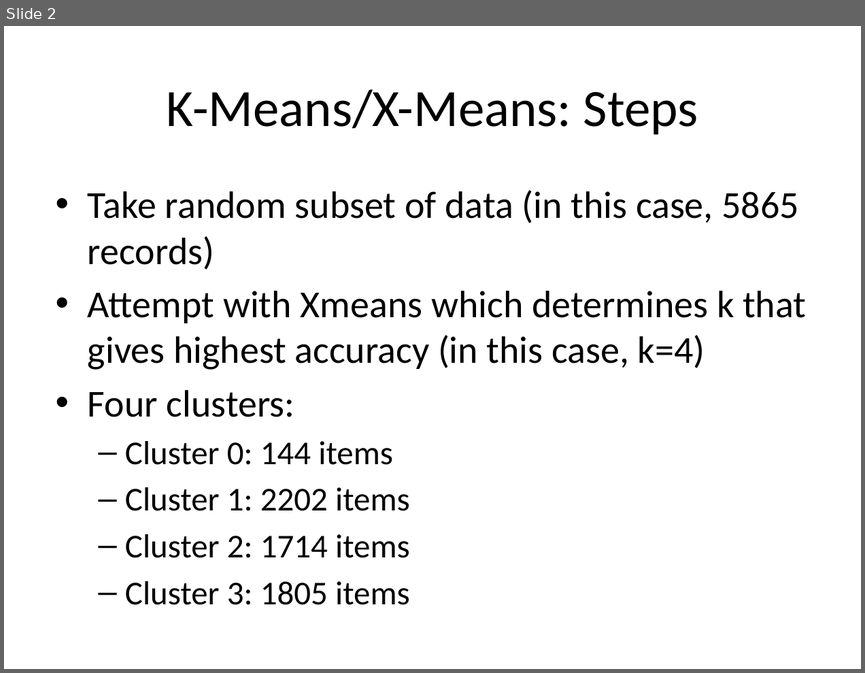
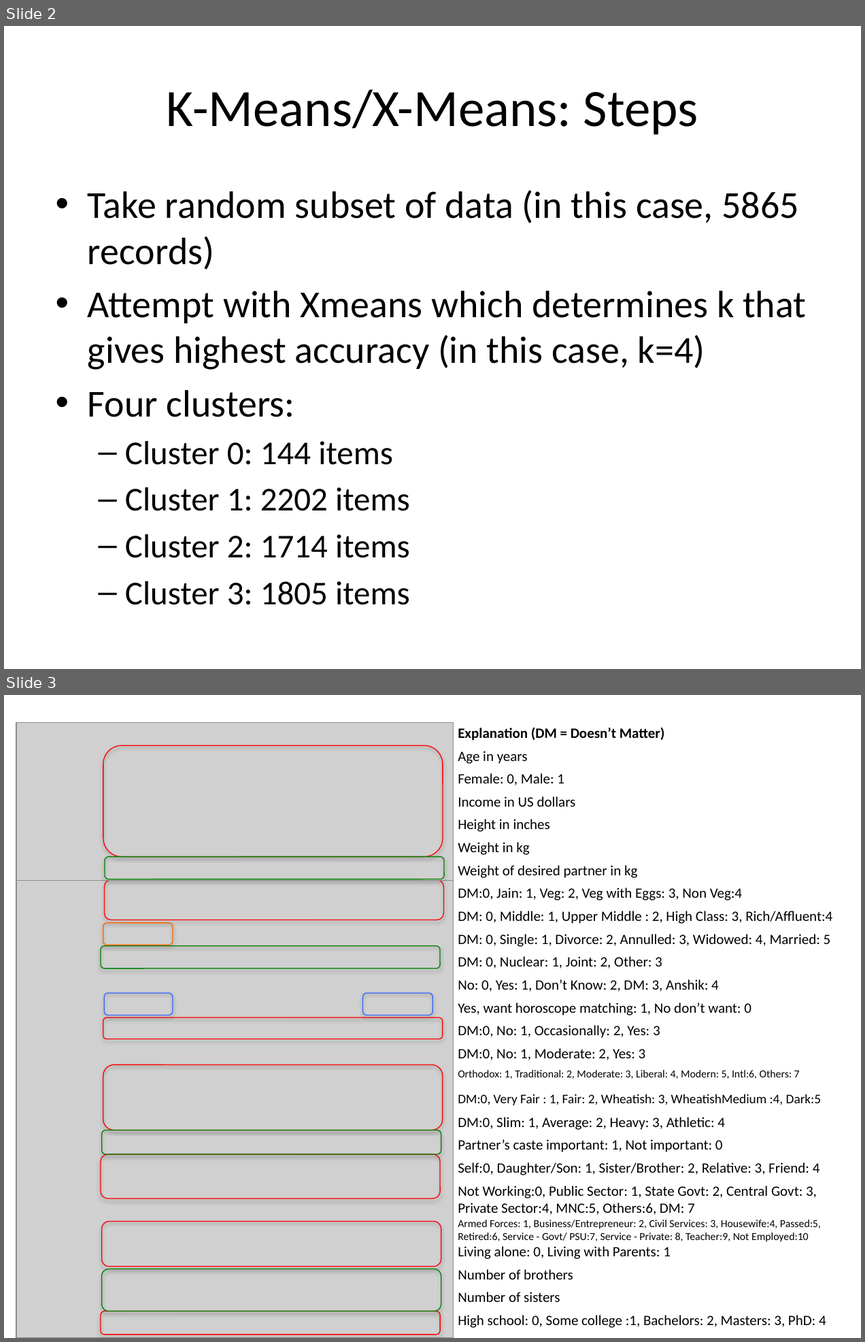
Before and after one commit to deadofied/ac299r, a slide deck: presentations/kmeans_clustering.pptx. Shown one above the other, each under a label of ours: slide 2 before the commit, slides 2 and 3 after it. The pictures are 865x673 and 865x1342 pixels, drawn with LibreOffice and Linux fonts; fonts in the diff are those of the drawing; grey boxes stand for pictures. Boxes give left, top, right and bottom in pixels: in the first picture for what was removed or moved away, otherwise in the second. Text is boxed around its words. In the diff, an @@ line names an element or a change of style, - is before the commit and + after.

```diff
--- a/presentations/kmeans_clustering.pptx
+++ b/presentations/kmeans_clustering.pptx
@@ slide 3 added at [4, 695, 861, 1338], background #FFFFFF @@
@@ picture added at [16, 722, 453, 880] @@
@@ table added at [454, 725, 841, 1334], 26 rows, 1 columns @@
+Explanation (DM = Doesn’t Matter)
+Age in years
+Female: 0, Male: 1
+Income in US dollars
+Height in inches
+Weight in kg
+Weight of desired partner in kg
+DM:0, Jain: 1, Veg: 2, Veg with Eggs: 3, Non Veg:4
+DM: 0, Middle: 1, Upper Middle : 2, High Class: 3, Rich/Affluent:4
+DM: 0, Single: 1, Divorce: 2, Annulled: 3, Widowed: 4, Married: 5
+DM: 0, Nuclear: 1, Joint: 2, Other: 3
+No: 0, Yes: 1, Don’t Know: 2, DM: 3, Anshik: 4
+Yes, want horoscope matching: 1, No don’t want: 0
+DM:0, No: 1, Occasionally: 2, Yes: 3
+DM:0, No: 1, Moderate: 2, Yes: 3
+Orthodox: 1, Traditional: 2, Moderate: 3, Liberal: 4, Modern: 5, Intl:6, Others: 7
+DM:0, Very Fair : 1, Fair: 2, Wheatish: 3, WheatishMedium :4, Dark:5
+DM:0, Slim: 1, Average: 2, Heavy: 3, Athletic: 4
+Partner’s caste important: 1, Not important: 0
+Self:0, Daughter/Son: 1, Sister/Brother: 2, Relative: 3, Friend: 4
+Not Working:0, Public Sector: 1, State Govt: 2, Central Govt: 3, Private Sector:4, MNC:5, Others:6, DM: 7
+Armed Forces: 1, Business/Entrepreneur: 2, Civil Services: 3, Housewife:4, Passed:5, Retired:6, Service - Govt/ PSU:7, Service - Private: 8, Teacher:9, Not Employed:10
+Living alone: 0, Living with Parents: 1
+Number of brothers
+Number of sisters
+High school: 0, Some college :1, Bachelors: 2, Masters: 3, PhD: 4
@@ rounded rectangle added at [103, 745, 443, 857], outline #FF0000 0.75 pt @@
@@ rounded rectangle added at [101, 834, 440, 856], outline #008000 0.75 pt @@
@@ rounded rectangle added at [105, 857, 445, 879], outline #008000 0.75 pt @@
@@ picture added at [16, 880, 453, 1338] @@
@@ rounded rectangle added at [104, 880, 443, 920], outline #FF0000 0.75 pt @@
@@ rounded rectangle added at [103, 923, 173, 945], outline #FF6600 0.75 pt @@
@@ rounded rectangle added at [101, 946, 440, 968], outline #008000 0.75 pt @@
@@ rounded rectangle added at [104, 993, 173, 1015], outline #3366FF 0.75 pt @@
@@ rounded rectangle added at [363, 993, 433, 1015], outline #3366FF 0.75 pt @@
@@ rounded rectangle added at [103, 1017, 443, 1038], outline #FF0000 0.75 pt @@
@@ rounded rectangle added at [103, 1064, 443, 1130], outline #FF0000 0.75 pt @@
@@ rounded rectangle added at [102, 1130, 441, 1154], outline #008000 0.75 pt @@
@@ rounded rectangle added at [101, 1154, 440, 1199], outline #FF0000 0.75 pt @@
@@ rounded rectangle added at [102, 1221, 441, 1266], outline #FF0000 0.75 pt @@
@@ rounded rectangle added at [102, 1269, 441, 1311], outline #008000 0.75 pt @@
@@ rounded rectangle added at [101, 1311, 440, 1334], outline #FF0000 0.75 pt @@
```
Also in this commit, not shown: 1 slide removed, 6 other files.
